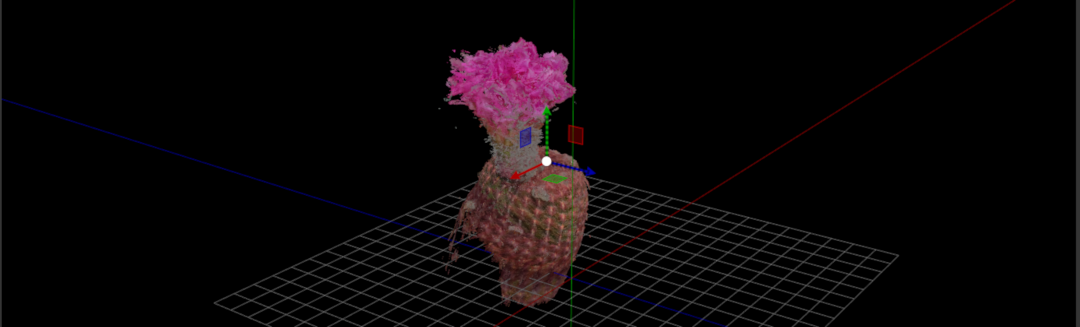
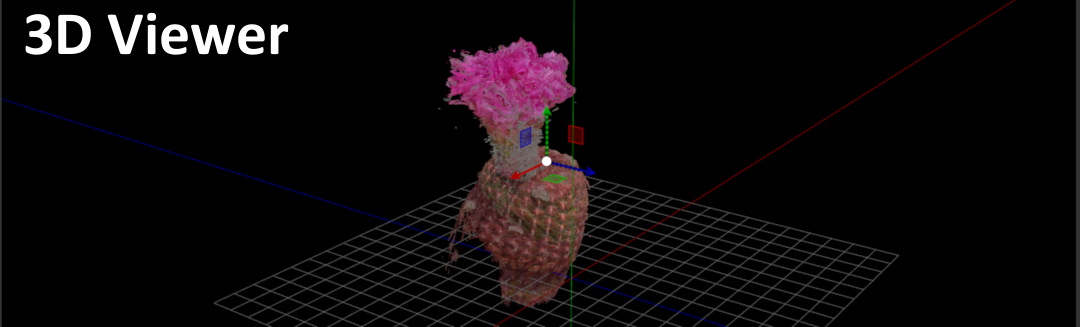
The second 1080 x 327 image is a revision of the first. Changes to its layers:
added layer "3D Viewer" above "Viewer_Screenshot.png" over box(25, 12, 289, 55)
